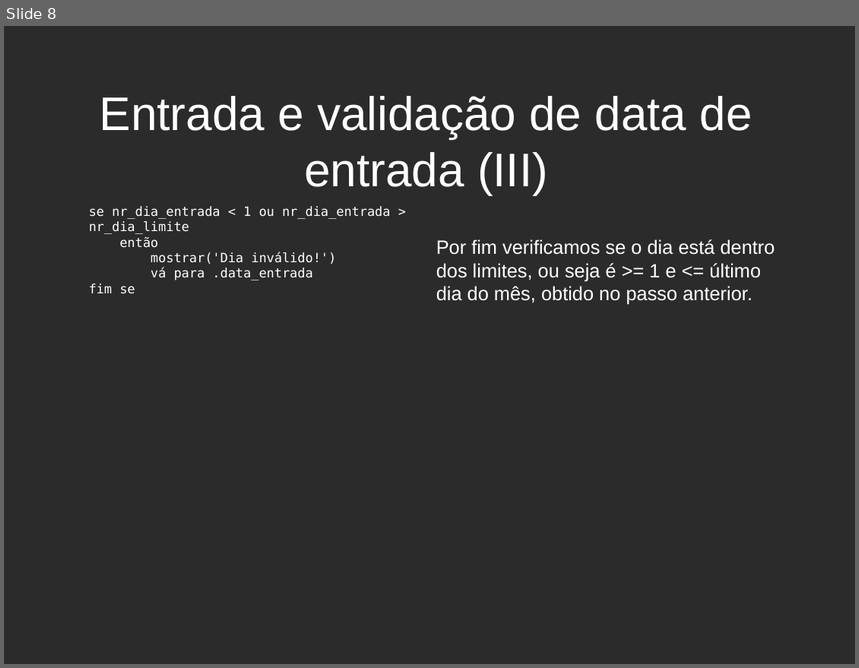
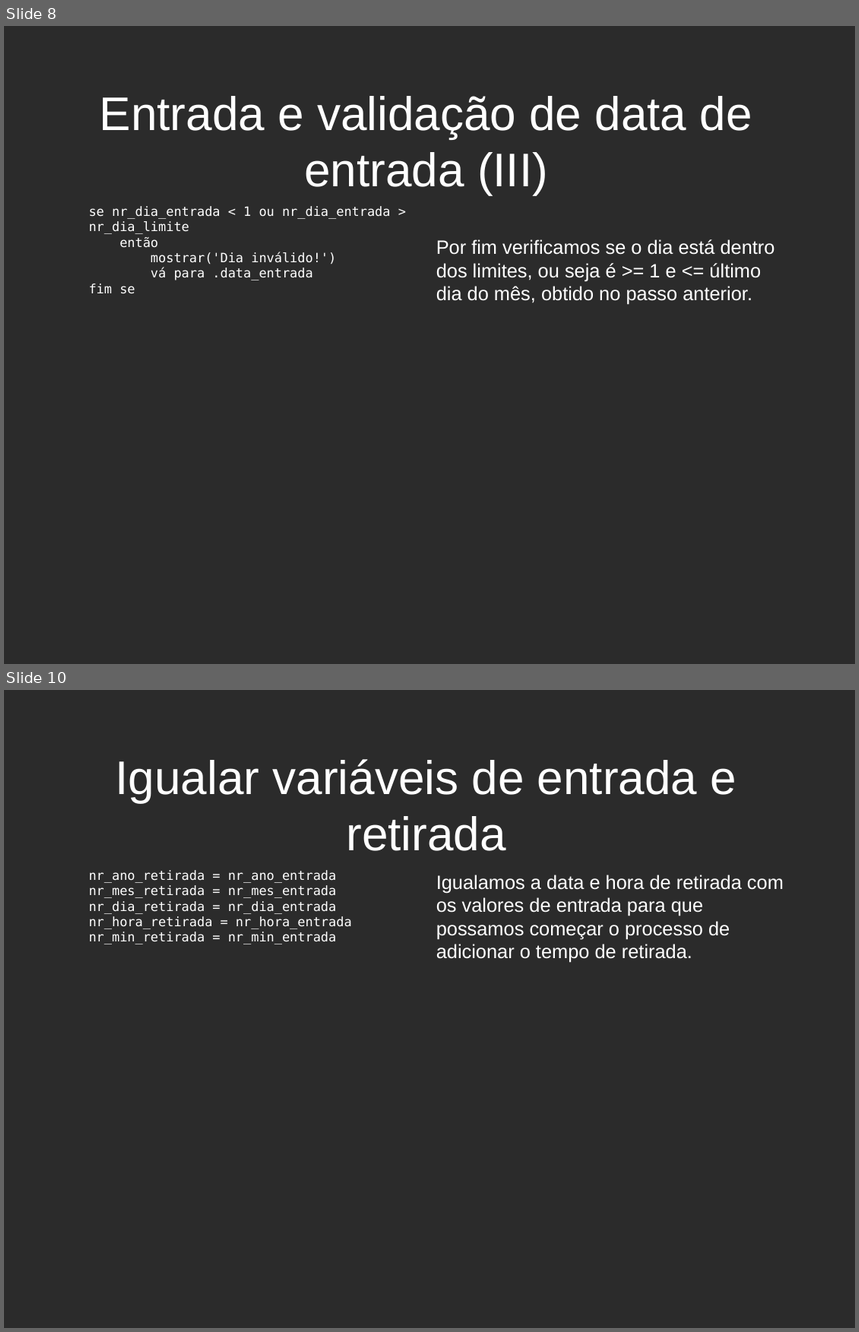
Before and after one commit to joaodubas/cursoUnip, a slide deck: docs/periodo_01/logica/programa_figueiredo.odp. Shown one above the other, each under a label of ours: slide 8 before the commit, slides 8 and 10 after it; the slides between them are not shown. The pictures are 859x668 and 859x1332 pixels, drawn with LibreOffice and Linux fonts; fonts in the diff are those of the drawing; background and template pictures are left out; a plain dark background stands for a picture behind light text. Boxes give left, top, right and bottom in pixels: in the first picture for what was removed or moved away, otherwise in the second. Text is boxed around its words. In the diff, an @@ line names an element or a change of style, - is before the commit and + after.

```diff
--- a/docs/periodo_01/logica/programa_figueiredo.odp
+++ b/docs/periodo_01/logica/programa_figueiredo.odp
@@ slide 10 added at bbox=[4, 690, 855, 1328], background picture (left out) @@
@@ title added at bbox=[116, 759, 737, 851], 44 pt, text #FFFFFF @@
+Igualar variáveis de entrada e retirada
@@ text added at bbox=[89, 870, 352, 945], 12 pt, text #FFFFFF @@
+nr_ano_retirada = nr_ano_entrada
+nr_mes_retirada = nr_mes_entrada
+nr_dia_retirada = nr_dia_entrada
+nr_hora_retirada = nr_hora_entrada
+nr_min_retirada = nr_min_entrada
@@ text added at bbox=[436, 875, 784, 963], 18 pt, text #FFFFFF @@
+Igualamos a data e hora de retirada com os valores de entrada para que possamos começar o processo de adicionar o tempo de retirada.
```
Also in this commit, not shown: 5 other slides added.
